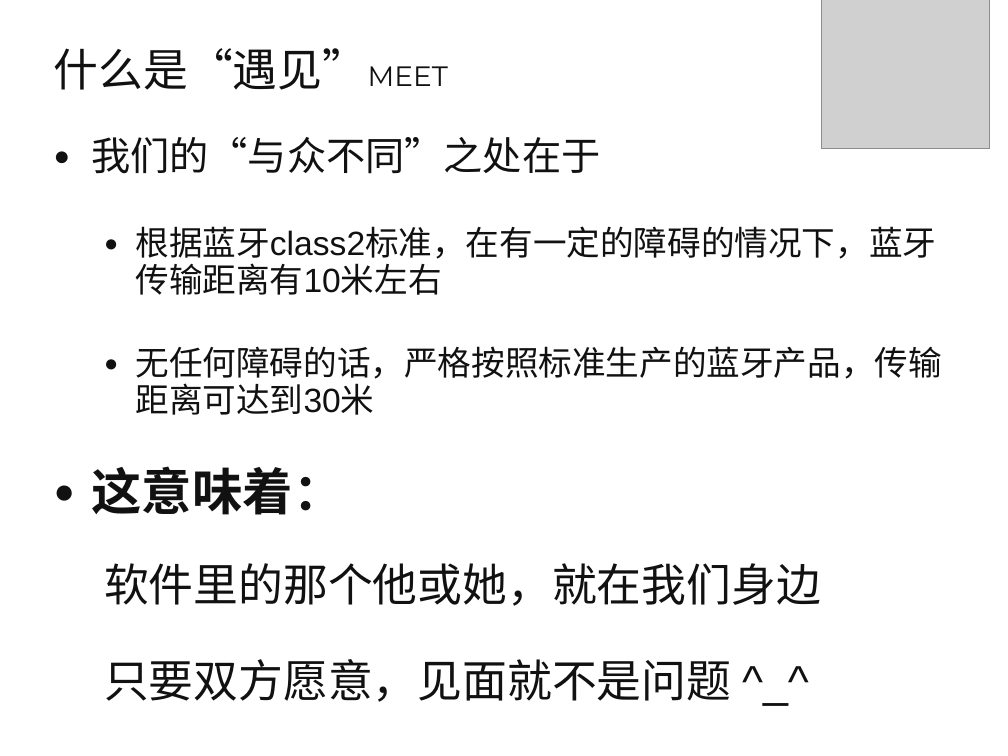
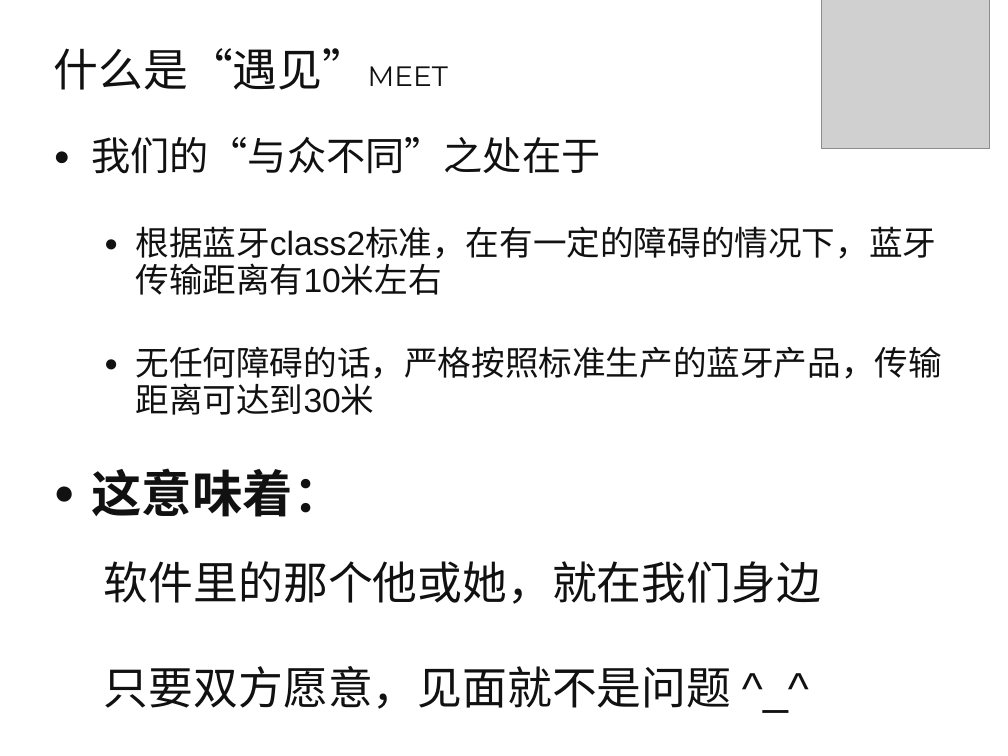
Before and after one commit to qwordy/Meet, a slide deck: slide 5 of doc/高级软件工程中期答辩-第六组.pptx. Drawn at 1008x756 pixels with LibreOffice and Linux fonts; fonts in the diff are those of the drawing; grey boxes stand for pictures; background and template pictures are left out. Boxes give left, top, right and bottom in pixels: in the first picture for what was removed or moved away, otherwise in the second. Text is boxed around its words. In the diff, an @@ line names an element or a change of style, - is before the commit and + after.

Commit message:
ppt

```diff
--- a/doc/高级软件工程中期答辩-第六组.pptx
+++ b/doc/高级软件工程中期答辩-第六组.pptx
@@ text at (91,466,821,702): paragraphs removed @@
-● 这意味着：
-  软件里的那个他或她，就在我们身边
-  只要双方愿意，见面就不是问题 ^_^
@@ text added at (91,468,343,517), 36 pt, text #111111, bold @@
+● 这意味着：
@@ text added at (104,561,821,709), 32 pt, text #111111 @@
+  软件里的那个他或她，就在我们身边
+  只要双方愿意，见面就不是问题 ^_^
```
Also in this commit, not shown: 1 other slide changed.
